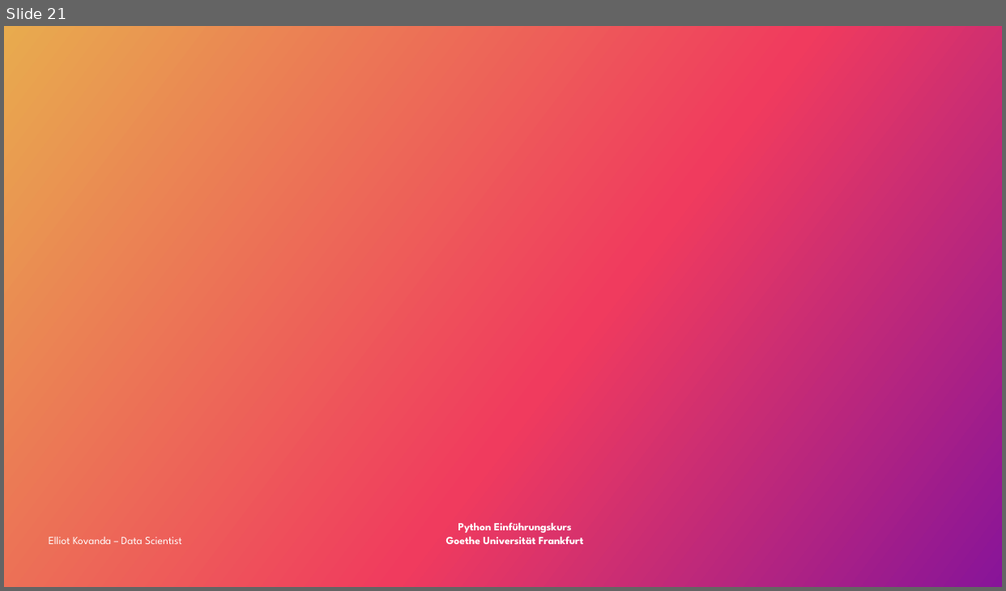
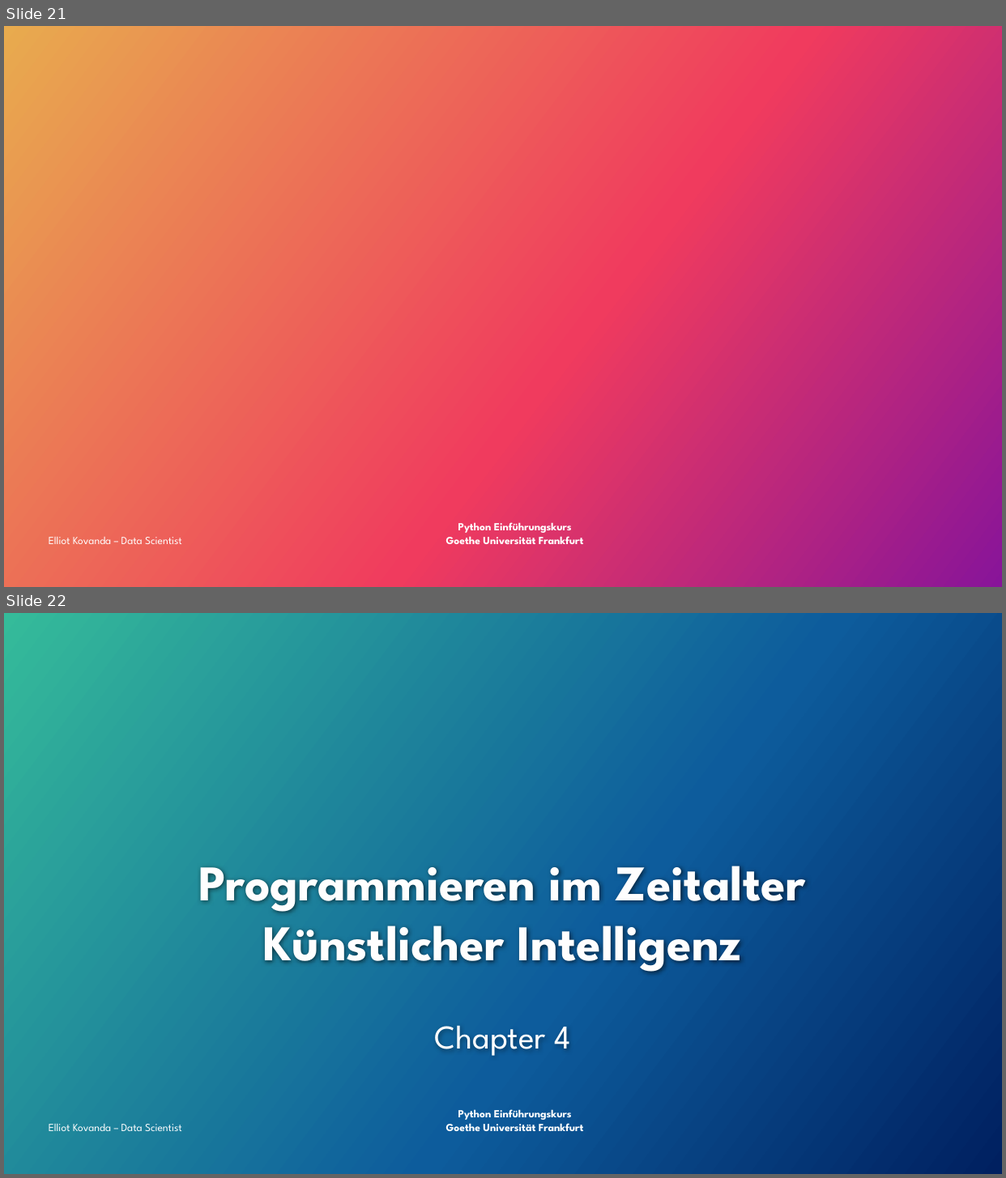
Before and after one commit to ekovanda/python_data_intro, a slide deck: Python_Datenanalyse.pptx. Shown one above the other, each under a label of ours: slide 21 before the commit, slides 21 and 22 after it. The pictures are 1006x591 and 1006x1178 pixels, drawn with LibreOffice and Linux fonts; fonts in the diff are those of the drawing; background and template pictures are left out. Boxes give left, top, right and bottom in pixels: in the first picture for what was removed or moved away, otherwise in the second. Text is boxed around its words. In the diff, an @@ line names an element or a change of style, - is before the commit and + after.

```diff
--- a/Python_Datenanalyse.pptx
+++ b/Python_Datenanalyse.pptx
@@ slide 22 added at (4, 613, 1002, 1174), background gradient #35BB9A to #0D5C9C to #002060; not listed: 1 template element that a slide beside it also shows @@
@@ title added at (199, 866, 806, 973), 48 pt, text #FEFEFE, bold @@
+Programmieren im Zeitalter Künstlicher Intelligenz
@@ text added at (434, 1025, 570, 1056), 32 pt, text #FFFFFF @@
+Chapter 4
@@ text added at (49, 1124, 182, 1131), 10.5 pt, text #FFFFFF @@
+Elliot Kovanda – Data Scientist
```
Also in this commit, not shown: 4 slides changed, 5 other slides added, 1 slide removed, 20 other files.
